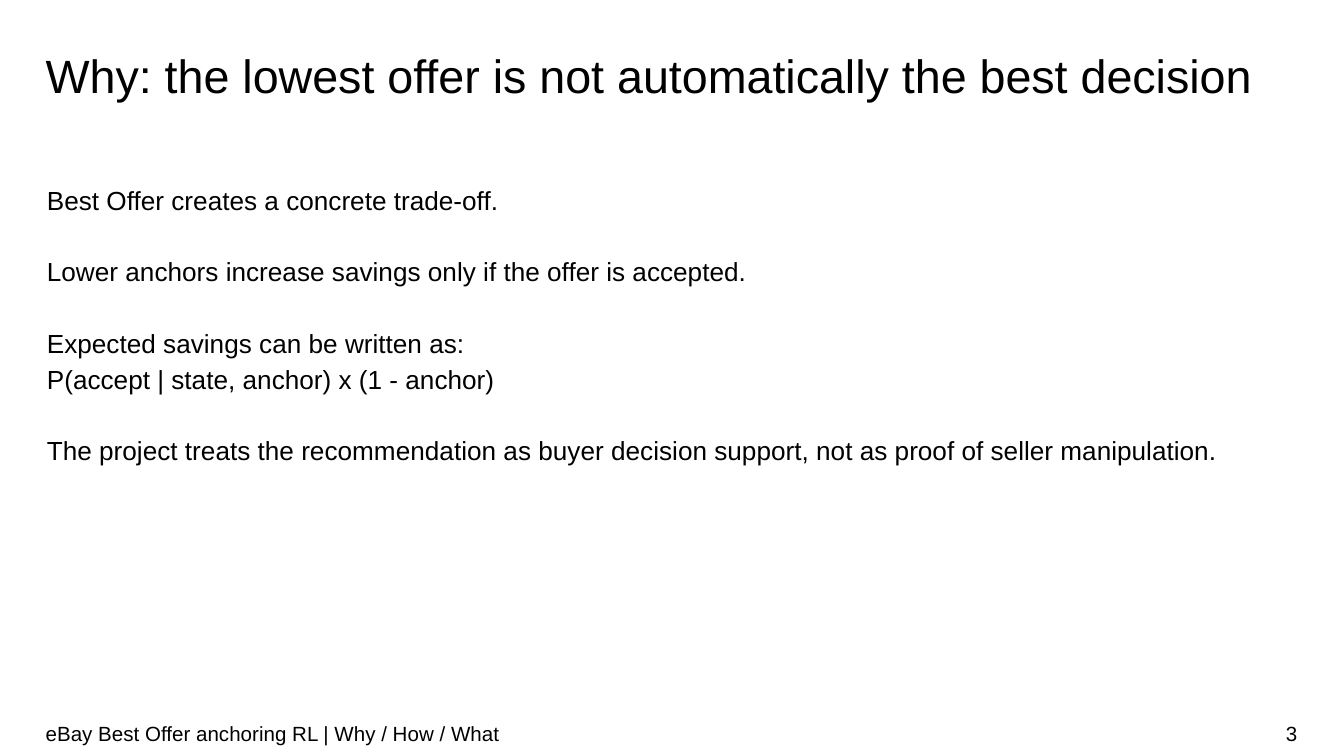
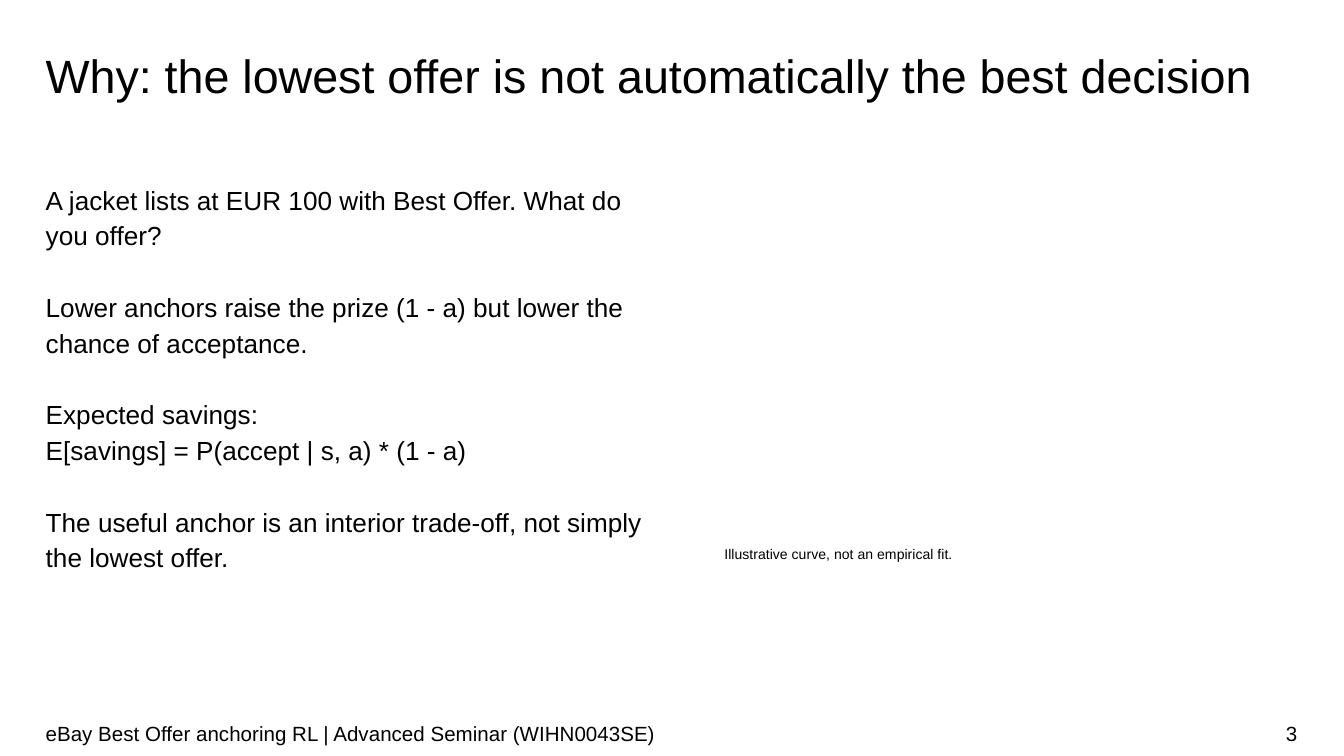
Before and after one commit to soluthan/ebay-anchoring-rl-final, a slide deck: slide 3 of report/ebay_anchoring_rl_presentation.pptx. Drawn at 1344x756 pixels with LibreOffice and Linux fonts; fonts in the diff are those of the drawing; background and template pictures are left out. Boxes give left, top, right and bottom in pixels: in the first picture for what was removed or moved away, otherwise in the second. Text is boxed around its words. In the diff, an @@ line names an element or a change of style, - is before the commit and + after.

```diff
--- a/report/ebay_anchoring_rl_presentation.pptx
+++ b/report/ebay_anchoring_rl_presentation.pptx
@@ text added at (x1=46, y1=191, x2=641, y2=568), 14 pt, text #000000 @@
+A jacket lists at EUR 100 with Best Offer. What do you offer?
+Lower anchors raise the prize (1 - a) but lower the chance of acceptance.
+Expected savings:
+E[savings] = P(accept | s, a) * (1 - a)
+The useful anchor is an interior trade-off, not simply the lowest offer.
@@ text removed at (x1=47, y1=191, x2=1216, y2=466) @@
-Best Offer creates a concrete trade-off.
-Lower anchors increase savings only if the offer is accepted.
-Expected savings can be written as:
-P(accept | state, anchor) x (1 - anchor)
-The project treats the recommendation as buyer decision support, not as proof of seller manipulation.
@@ text added at (x1=724, y1=549, x2=952, y2=562), 7.5 pt, text #000000 @@
+Illustrative curve, not an empirical fit.
@@ text at (x1=46, y1=726, x2=655, y2=746): text changed @@
-eBay Best Offer anchoring RL | Why / How / What
+eBay Best Offer anchoring RL | Advanced Seminar (WIHN0043SE)
```
Also in this commit, not shown: 8 other slides changed, 3 slides added, 2 slides removed, 2 other files.
